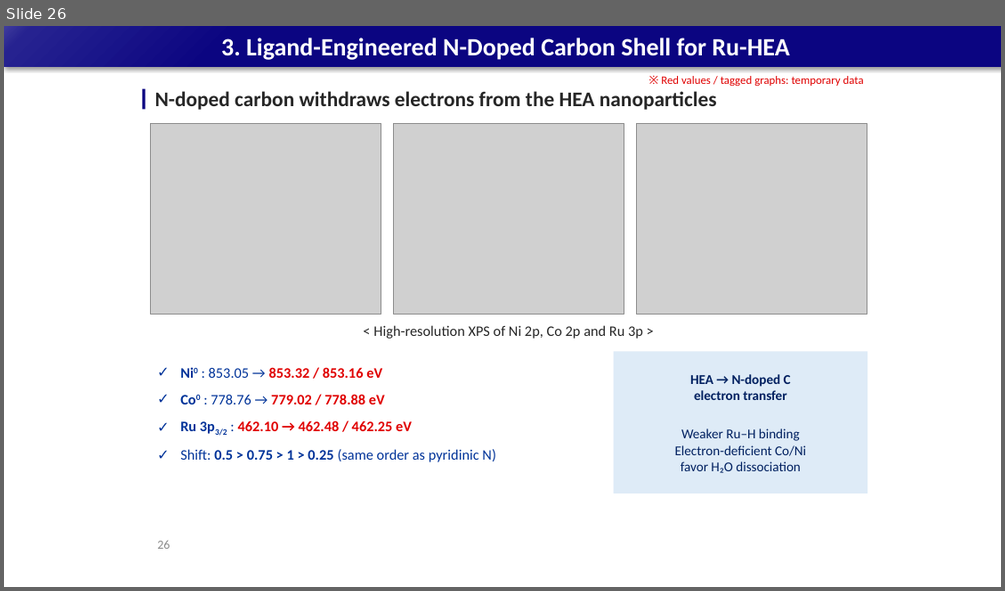
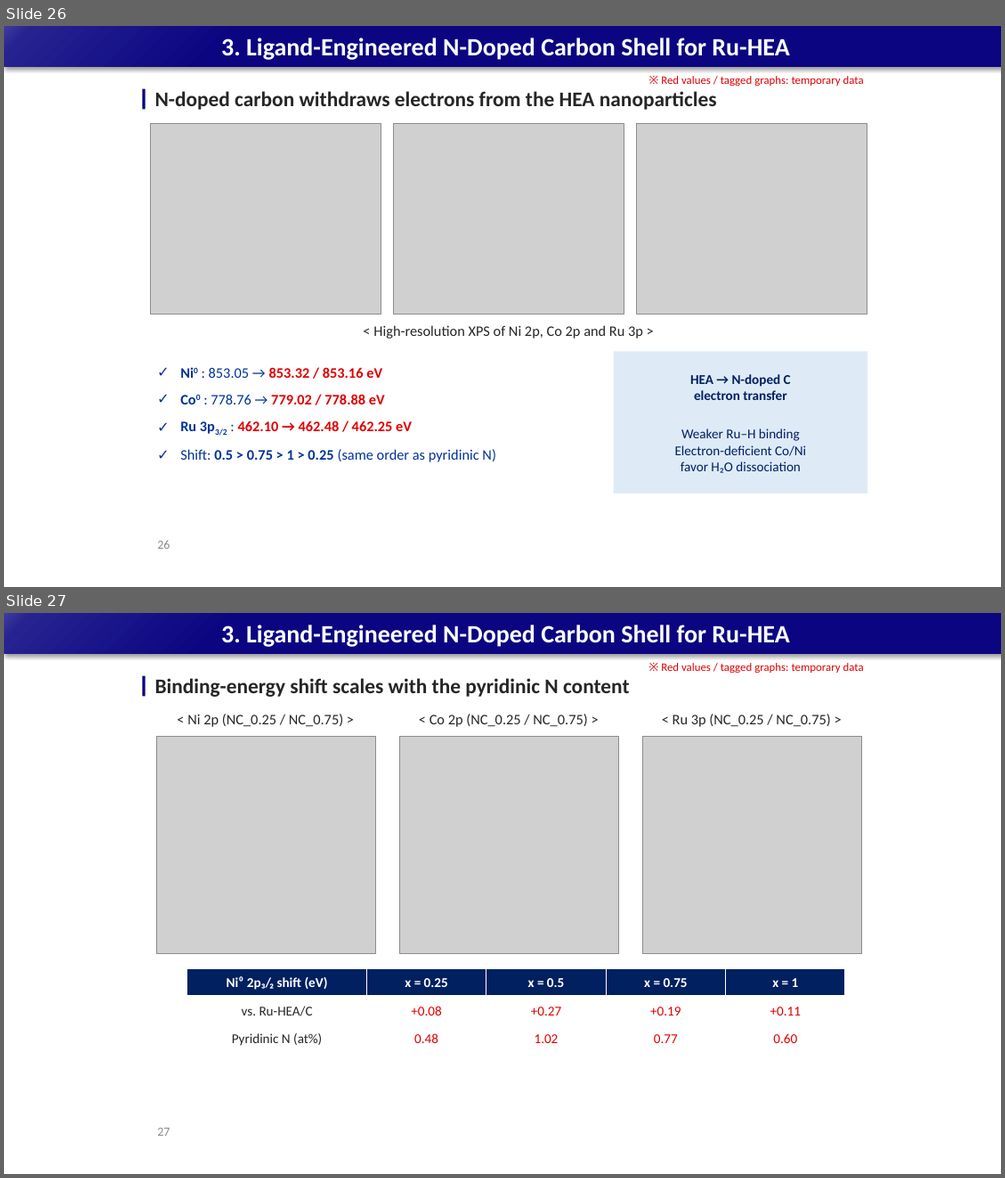
Before and after one commit to limsj0204/letter, a slide deck: 학위논문_디펜스_발표자료_5시료.pptx. Shown one above the other, each under a label of ours: slide 26 before the commit, slides 26 and 27 after it. The pictures are 1005x591 and 1005x1178 pixels, drawn with LibreOffice and Linux fonts; fonts in the diff are those of the drawing; grey boxes stand for pictures. Boxes give left, top, right and bottom in pixels: in the first picture for what was removed or moved away, otherwise in the second. Text is boxed around its words. In the diff, an @@ line names an element or a change of style, - is before the commit and + after.

```diff
--- a/학위논문_디펜스_발표자료_5시료.pptx
+++ b/학위논문_디펜스_발표자료_5시료.pptx
@@ slide 27 added at (x1=4, y1=613, x2=1001, y2=1174), background #FFFFFF; not listed: 1 template element that a slide beside it also shows @@
@@ title added at (x1=221, y1=625, x2=789, y2=647), 24 pt, text #FFFFFF, bold @@
+3. Ligand-Engineered N-Doped Carbon Shell for Ru-HEA
@@ text added at (x1=661, y1=663, x2=864, y2=673), 11 pt, text #E00000 @@
+※ Red values / tagged graphs: temporary data
@@ rectangle added at (x1=142, y1=676, x2=146, y2=696), fill #0B0581 @@
@@ text added at (x1=155, y1=678, x2=630, y2=697), 20 pt, text #262626, bold @@
+Binding-energy shift scales with the pyridinic N content
@@ text added at (x1=187, y1=714, x2=343, y2=727), 14 pt, text #262626 @@
+< Ni 2p (NC_0.25 / NC_0.75) >
@@ text added at (x1=429, y1=714, x2=587, y2=727), 14 pt, text #262626 @@
+< Co 2p (NC_0.25 / NC_0.75) >
@@ text added at (x1=672, y1=714, x2=830, y2=727), 14 pt, text #262626 @@
+< Ru 3p (NC_0.25 / NC_0.75) >
@@ picture added at (x1=156, y1=737, x2=375, y2=953) @@
@@ picture added at (x1=399, y1=737, x2=618, y2=953) @@
@@ picture added at (x1=642, y1=737, x2=861, y2=953) @@
@@ table added at (x1=187, y1=968, x2=845, y2=1054), 3 rows, 5 columns @@
+Ni⁰ 2p₃/₂ shift (eV) | x = 0.25 | x = 0.5 | x = 0.75 | x = 1
+vs. Ru-HEA/C | +0.08 | +0.27 | +0.19 | +0.11
+Pyridinic N (at%) | 0.48 | 1.02 | 0.77 | 0.60
@@ page number added at (x1=157, y1=1127, x2=170, y2=1135), 12 pt, text #8C8C8C @@
+27
```
Also in this commit, not shown: 3 slides changed, 1 other file.
